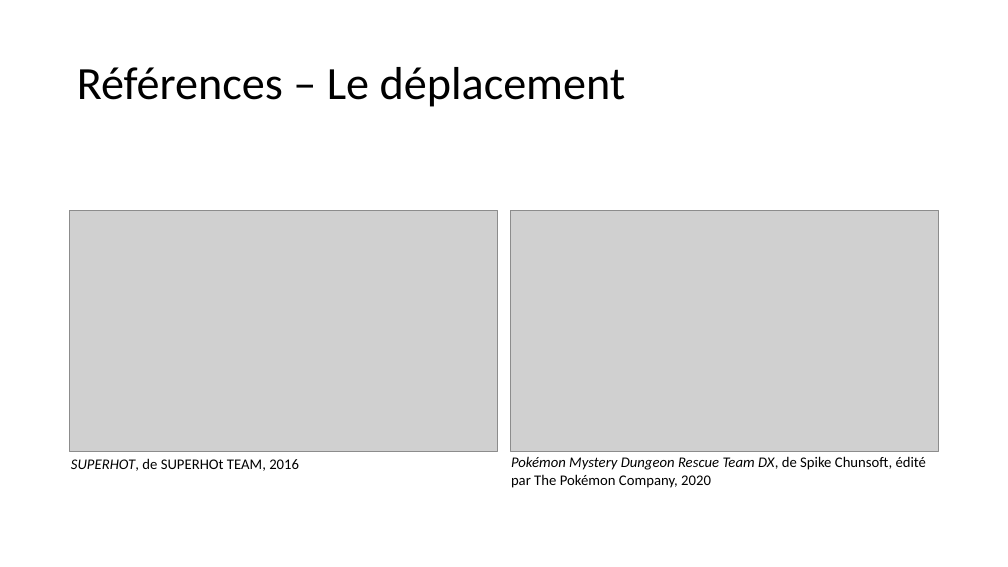
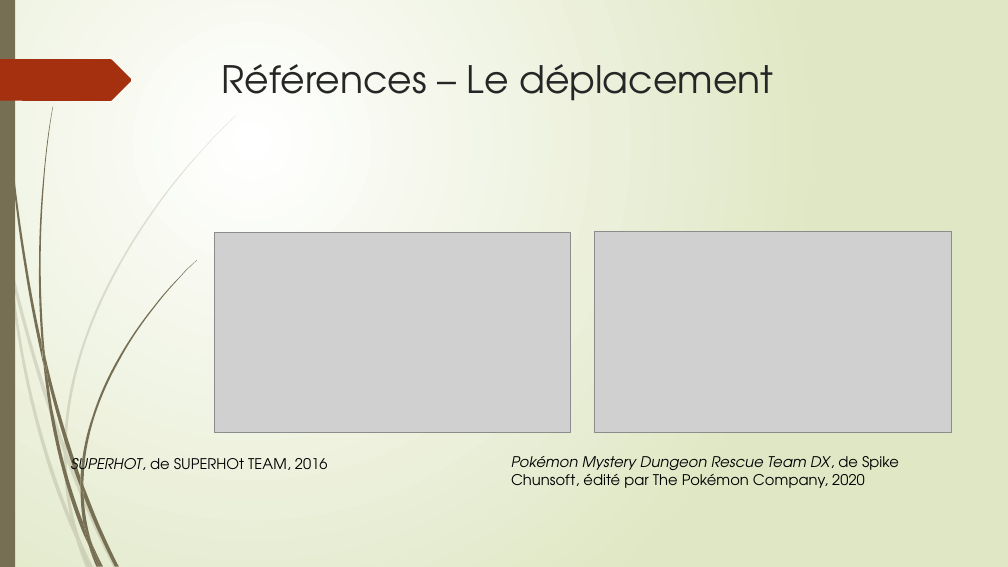
Before and after one commit to Quentingautier2B/Phainiks, a slide deck: slide 6 of Documents/Prez/Phainiks.pptx. Drawn at 1008x567 pixels with LibreOffice and Linux fonts; fonts in the diff are those of the drawing; grey boxes stand for pictures. Boxes give left, top, right and bottom in pixels: in the first picture for what was removed or moved away, otherwise in the second. Text is boxed around its words. In the diff, an @@ line names an element or a change of style, - is before the commit and + after.

```diff
--- a/Documents/Prez/Phainiks.pptx
+++ b/Documents/Prez/Phainiks.pptx
@@ background #FFFFFF to gradient #FFFFFF to #DFE8C4 @@
@@ rectangle added at [0,0,15,567], fill #766F54 @@
@@ freeform shape added at [0,59,132,101], fill #A53010 @@
@@ title "Références – Le déplacement": place and size @@
-title "Références – Le déplacement" at [77,67,626,107]
+title "Références – Le déplacement" at [222,64,774,101]
@@ title "Références – Le déplacement" at [222,64,774,101]: size 44 to 36 pt, font Calibri to TeX Gyre Adventor, text colour #000000 to #262626; line spacing 0.9 to 1; vertical alignment middle to top @@
@@ picture: place and size @@
-picture at [70,210,498,451]
+picture at [214,232,571,433]
@@ picture: place and size @@
-picture at [510,210,939,451]
+picture at [594,231,951,432]
@@ text "Pokémon Mystery Dungeon Rescue Team ..." at [511,456,899,488]: font Calibri to TeX Gyre Adventor @@
@@ text "SUPERHOT, de SUPERHOt TEAM, 2016" at [71,454,328,477]: font Calibri to TeX Gyre Adventor @@
@@ group added at [0,116,236,567]: 10 freeform shapes @@
@@ group added at [2,0,197,567]: 12 freeform shapes @@
```
Also in this commit, not shown: 7 other slides changed, 1 slide added, 2 slides removed, 3 other files.
